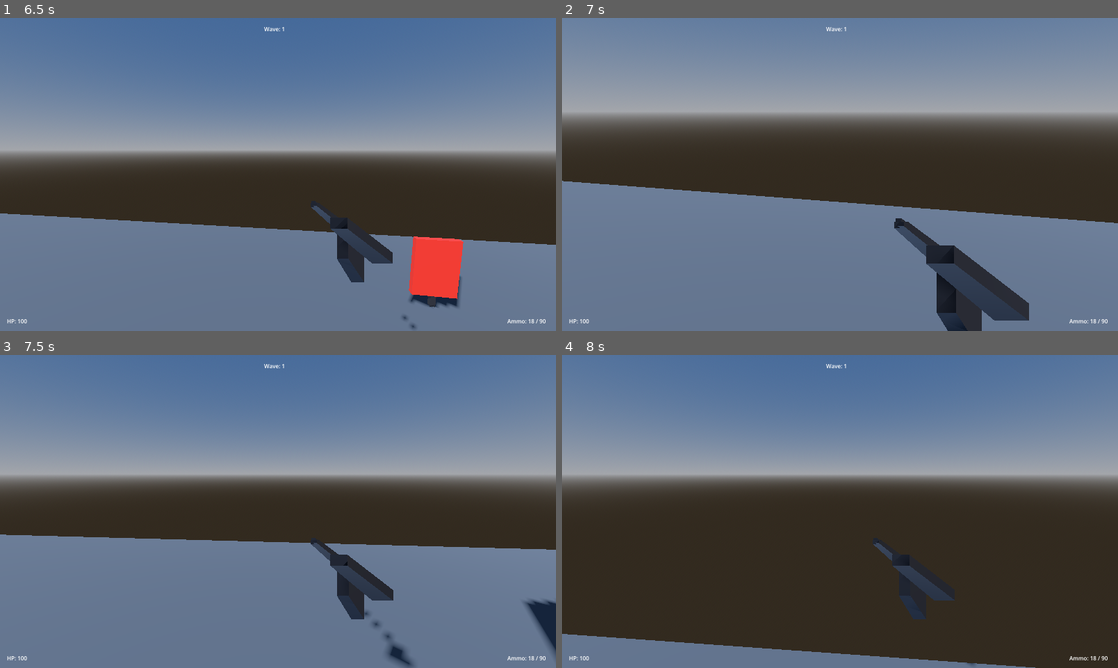
Above: before the commit, frames 1-4 (two rows, left to right).
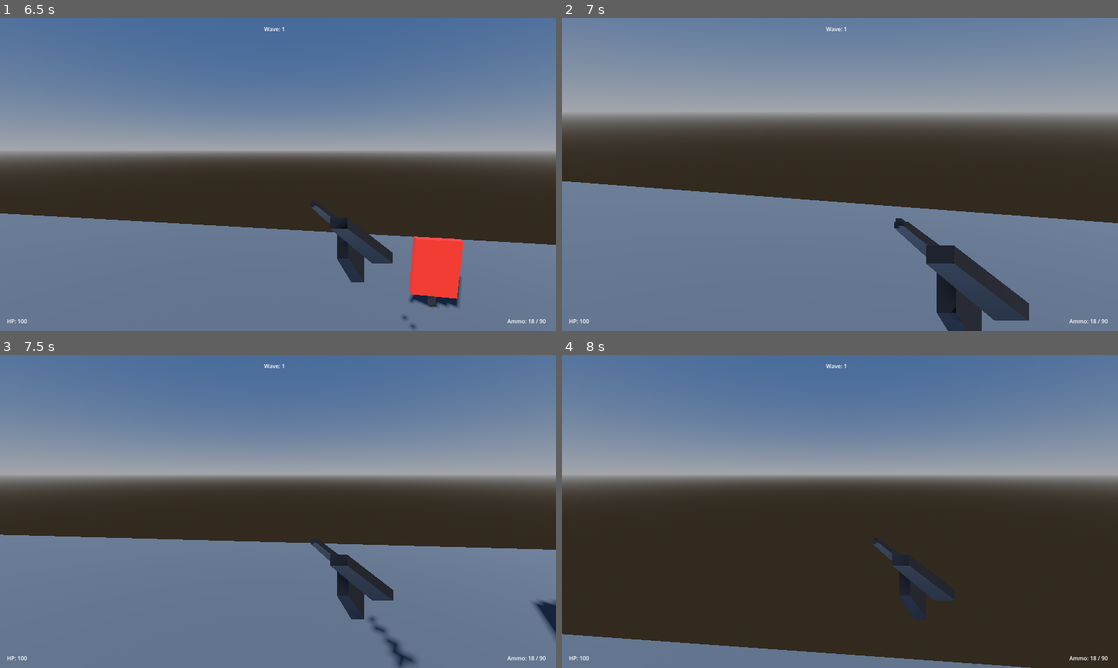
Above: after the commit, the same moments.

Repository: jou3706/last-loop
Game: Godot game, scene res://scenes/main.tscn
Same seed, same stepped clock (60 frames per second), same inputs: the game is played once before the commit and once after it.
Inputs (mouse positions are in pixels of both pictures, inside the frame that each line leads up to):
- Up to frame 1 (6.5 s): tap Enter at 0.5 s; move the mouse to (272, 180) at 0.52 s; hold Right mouse button (aim) 0.53-1.28 s; hold W (move_forward) 0.53-2.78 s; tap Space (jump) at 0.77, 1.52, 3.02, 3.77, 4.52, 6.02 s; move the mouse to (316, 177) at 1.27 s; tap Ctrl (crouch) at 1.35, 4.35 s; move the mouse to (233, 171) at 2.02 s; press the mouse at (233, 171) at 2.03 s; move the mouse to (283, 174) at 2.77 s; release the mouse at (283, 174) at 2.78 s; hold A (move_left) 2.78-3.53 s; tap Shift (sprint) at 2.85, 5.85 s; move the mouse to (255, 168) at 3.52 s; hold Right mouse button (aim) 3.53-4.28 s; hold W (move_forward) 3.53-5.78 s; move the mouse to (305, 174) at 4.27 s; move the mouse to (250, 174) at 5.02 s; press the mouse at (250, 174) at 5.03 s; move the mouse to (289, 168) at 5.77 s; release the mouse at (289, 168) at 5.78 s; hold D (move_right) from 5.78 s (still down)
- Up to frame 2 (7 s): move the mouse to (834, 180) at 6.52 s; release D (move_right) at 6.53 s; hold W (move_forward) from 6.53 s (still down); hold Right mouse button (aim) from 6.53 s (still down); tap Space (jump) at 6.77 s
- Up to frame 3 (7.5 s): keep holding W (move_forward); move the mouse to (316, 514) at 7.27 s; release Right mouse button (aim) at 7.28 s; tap Ctrl (crouch) at 7.35 s
- Up to frame 4 (8 s): keep holding W (move_forward); tap Space (jump) at 7.52 s

Frame 1 is identical in both runs. In frame 2, less than 0.1% of the frame differs, in the area x 0-100%, y 52-100%; in frame 3, 0.6%, in the area x 0-100%, y 57-100%; in frame 4, less than 0.1%.

Commit message:
feat: enemy navigation + player death/respawn loop with HUD status

Diff:
--- a/scenes/main.tscn
+++ b/scenes/main.tscn
@@ -29,6 +29,10 @@
 material = SubResource("MatFloor_1")
 size = Vector3(40, 1, 40)
 
+[sub_resource type="NavigationMesh" id="NavigationMesh_1"]
+vertices = PackedVector3Array(-20, 0, -20, 20, 0, -20, 20, 0, 20, -20, 0, 20)
+polygons = [PackedInt32Array(0, 1, 2, 3)]
+
 [sub_resource type="BoxShape3D" id="BoxShape3D_Crate"]
 size = Vector3(1, 0.6, 1)
 
@@ -56,6 +60,9 @@
 
 [node name="MeshInstance3D" type="MeshInstance3D" parent="Floor" unique_id=932058789]
 mesh = SubResource("BoxMesh_Floor")
+
+[node name="NavigationRegion3D" type="NavigationRegion3D" parent="." unique_id=1709443126]
+navigation_mesh = SubResource("NavigationMesh_1")
 
 [node name="Player" parent="." unique_id=1431044213 instance=ExtResource("1")]
 transform = Transform3D(1, 0, 0, 0, 1, 0, 0, 0, 1, 0, 0.05, 0)
--- a/scenes/player.tscn
+++ b/scenes/player.tscn
@@ -33,7 +33,7 @@
 
 [node name="Player" type="CharacterBody3D"]
 collision_layer = 2
-collision_mask = 5
+collision_mask = 1
 script = ExtResource("1")
 
 [node name="CollisionShape3D" type="CollisionShape3D" parent="."]
--- a/scenes/ui/hud.tscn
+++ b/scenes/ui/hud.tscn
@@ -42,3 +42,17 @@
 offset_left = -40.0
 offset_top = 20.0
 text = "Wave: 1"
+
+[node name="Status" type="Label" parent="Control"]
+mouse_filter = 2
+visible = false
+layout_mode = 0
+anchor_left = 0.5
+anchor_top = 0.5
+anchor_right = 0.5
+anchor_bottom = 0.5
+offset_left = -300.0
+offset_top = -60.0
+offset_right = 300.0
+horizontal_alignment = 1
+text = "You Died — respawning..."
--- a/scripts/game_manager.gd
+++ b/scripts/game_manager.gd
@@ -1,13 +1,15 @@
 extends Node
 
 @export var enemy_scene: PackedScene = preload("res://scenes/enemy.tscn")
-@export var spawn_points: Array[Node3D] = []
+@export var spawn_points: Array[NodePath] = []
 
 var _spawn_timer: Timer
 var _wave := 1
 var _enemies_left := 0
+var _spawn_nodes: Array[Marker3D] = []
 
 func _ready() -> void:
+  _collect_spawn_nodes()
   _spawn_timer = Timer.new()
   _spawn_timer.wait_time = 3.0
   _spawn_timer.one_shot = false
@@ -16,14 +18,33 @@
   _spawn_timer.start()
   _spawn_wave()
 
+func _collect_spawn_nodes() -> void:
+  _spawn_nodes.clear()
+  var scene: Node = get_tree().current_scene
+  if scene == null:
+    for ch in get_tree().root.get_children():
+      if ch.name == "Main":
+        scene = ch
+        break
+  if scene != null:
+    for n in scene.get_children():
+      if n is Marker3D and n.name.begins_with("Spawn"):
+        _spawn_nodes.append(n)
+  if _spawn_nodes.is_empty():
+    for p in spawn_points:
+      var sp = get_node_or_null(p)
+      if sp is Marker3D:
+        _spawn_nodes.append(sp)
+
 func _spawn_wave() -> void:
   _enemies_left = _wave * 3
   _spawn_timer.wait_time = max(1.5, 4.0 - _wave * 0.3)
 
 func _on_spawn() -> void:
   if _enemies_left <= 0: return
-  if spawn_points.is_empty(): return
-  var sp = spawn_points.pick_random()
+  if _spawn_nodes.is_empty(): _collect_spawn_nodes()
+  if _spawn_nodes.is_empty(): return
+  var sp: Marker3D = _spawn_nodes.pick_random()
   var e = enemy_scene.instantiate()
   get_tree().current_scene.add_child(e)
   e.global_position = sp.global_position
--- a/scripts/player.gd
+++ b/scripts/player.gd
@@ -6,6 +6,11 @@
 @export var ads_walk_speed := 2.2
 @export var jump_velocity := 4.5
 @export var gravity := 9.8
+
+@export_category("Health")
+@export var max_health := 100
+@export var respawn_delay := 2.0
+@export var respawn_iframes := 1.5
 
 @export_category("Look")
 @export var mouse_sensitivity := 0.0022
@@ -72,6 +77,10 @@
 var _can_fire := true
 var _reloading := false
 var _recoil := Vector2.ZERO
+var _dead := false
+var _iframes_left := 0.0
+var _start_global := Vector3.ZERO
+var _respawn_timer: Timer
 
 func _ready() -> void:
 	_base_cam_pos = camera.position
@@ -80,6 +89,12 @@
 	_fov_target = hip_fov
 	_current_mag = mag_size
 	_current_reserve = reserve_ammo
+	_start_global = global_position
+	health = max_health
+	_respawn_timer = Timer.new()
+	_respawn_timer.one_shot = true
+	add_child(_respawn_timer)
+	_respawn_timer.timeout.connect(_respawn)
 	_align_muzzle_ray()
 	raycast.collision_mask = 1 | 4
 	_ensure_input_actions()
@@ -135,6 +150,16 @@
 		_start_reload()
 
 func _physics_process(delta: float) -> void:
+	_iframes_left = maxf(_iframes_left - delta, 0.0)
+	if _dead:
+		if not is_on_floor():
+			velocity.y -= gravity * delta
+		else:
+			velocity.x = 0.0
+			velocity.z = 0.0
+			velocity.y = 0.0
+		move_and_slide()
+		return
 	_update_crouch()
 	if is_on_floor():
 		if Input.is_action_just_pressed("jump"):
@@ -328,10 +353,34 @@
 		camera.position = camera.position.lerp(_base_cam_pos, 10.0 * delta)
 
 
-var health := 100
+var health: int
 
 func take_damage(amount: int) -> void:
+	if _dead or _iframes_left > 0.0:
+		return
 	health = max(0, health - amount)
+	if health <= 0:
+		_die()
+
+func is_dead() -> bool:
+	return _dead
+
+func _die() -> void:
+	if _dead:
+		return
+	_dead = true
+	print("[player] died")
+	_respawn_timer.start(respawn_delay)
+
+func _respawn() -> void:
+	global_position = _start_global
+	velocity = Vector3.ZERO
+	rotation = Vector3.ZERO
+	head.rotation.x = 0.0
+	health = max_health
+	_dead = false
+	_iframes_left = respawn_iframes
+	print("[player] respawned")
 
 func get_health() -> int:
 	return health
--- a/scripts/ui/hud.gd
+++ b/scripts/ui/hud.gd
@@ -3,6 +3,7 @@
 @onready var ammo_label: Label = $Control/Ammo
 @onready var health_label: Label = $Control/Health
 @onready var wave_label: Label = $Control/Wave
+@onready var status_label: Label = $Control/Status
 
 var _player: Node = null
 var _gm: Node = null
@@ -24,3 +25,7 @@
       health_label.text = "HP: %d" % _player.get_health()
   if _gm != null and _gm.has_method("get_wave"):
     wave_label.text = "Wave: %d" % _gm.get_wave()
+  if _player != null and _player.has_method("is_dead") and _player.is_dead():
+    status_label.visible = true
+  else:
+    status_label.visible = false
